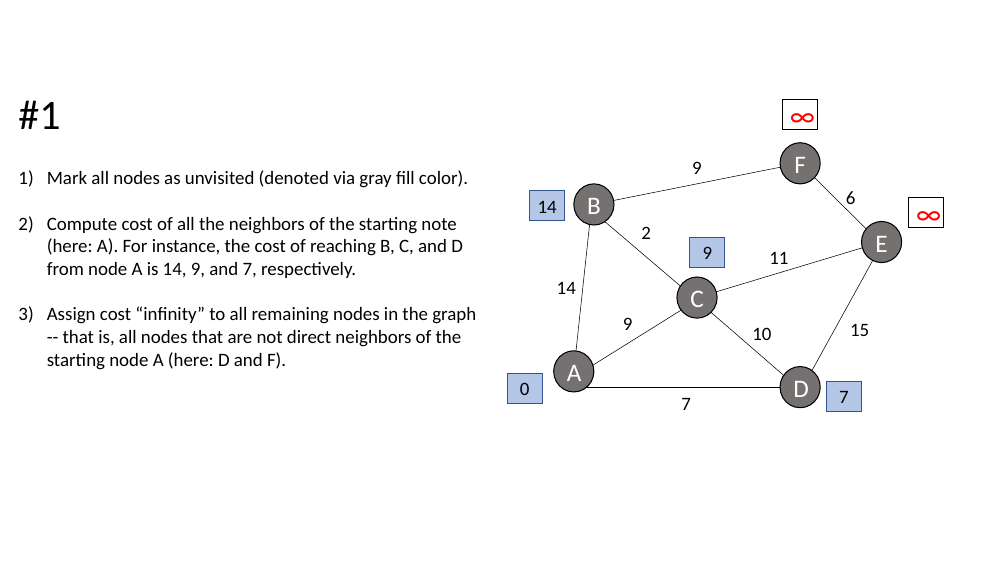
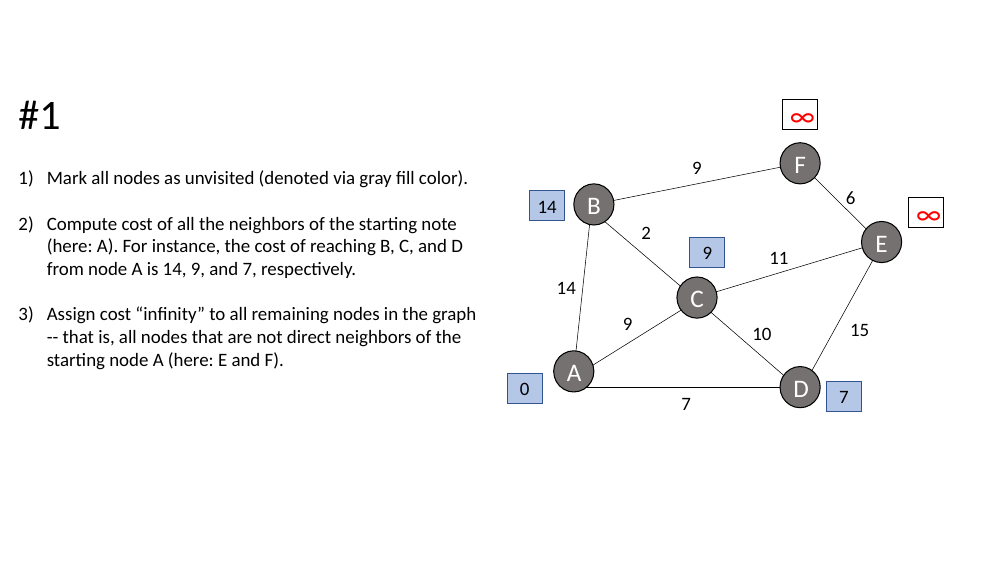
Before and after one commit to rasbt/algorithms_in_ipython_notebooks, a slide deck: slide 2 of ipython_nbs/search/images/dijkstra-algorithm/dijkstra.pptx. Drawn at 1008x567 pixels with LibreOffice and Linux fonts; fonts in the diff are those of the drawing. Boxes give left, top, right and bottom in pixels: in the first picture for what was removed or moved away, otherwise in the second. Text is boxed around its words. In the diff, an @@ line names an element or a change of style, - is before the commit and + after.

Commit message:
upd 2nd dijkstra slide

```diff
--- a/ipython_nbs/search/images/dijkstra-algorithm/dijkstra.pptx
+++ b/ipython_nbs/search/images/dijkstra-algorithm/dijkstra.pptx
@@ text at (x1=47, y1=306, x2=476, y2=370): text changed @@
-3) Assign cost “infinity” to all remaining nodes in the graph -- that is, all nodes that are not direct neighbors of the starting node A (here: D and F).
+3) Assign cost “infinity” to all remaining nodes in the graph -- that is, all nodes that are not direct neighbors of the starting node A (here: E and F).
```
Also in this commit, not shown: 2 other files.
